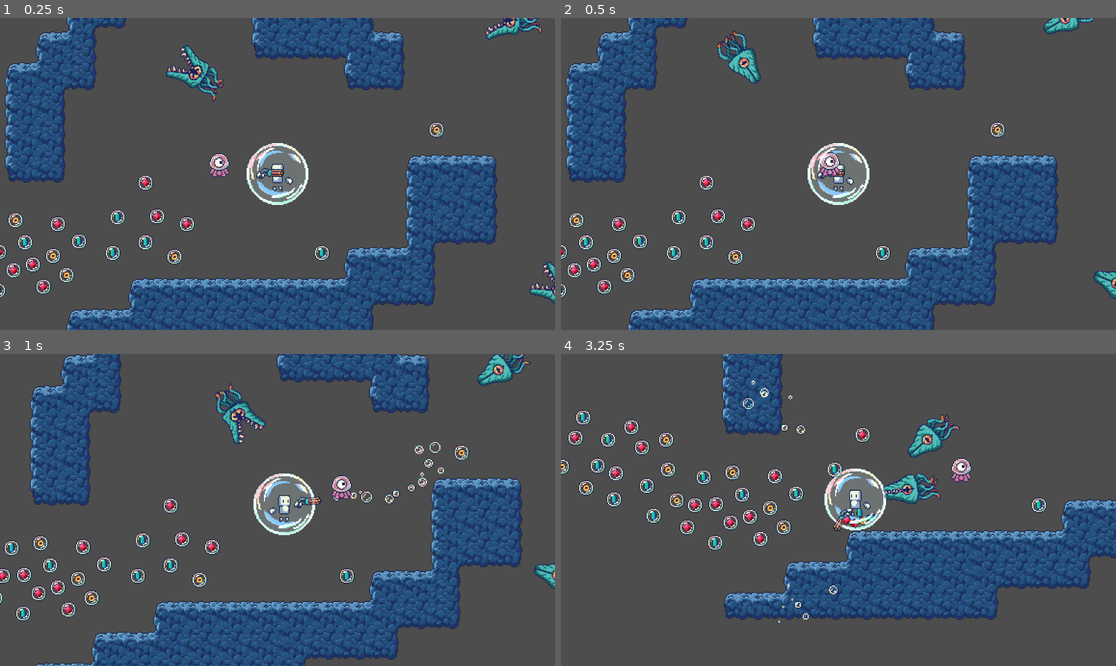
Above: before the commit, frames 1-4 (two rows, left to right).
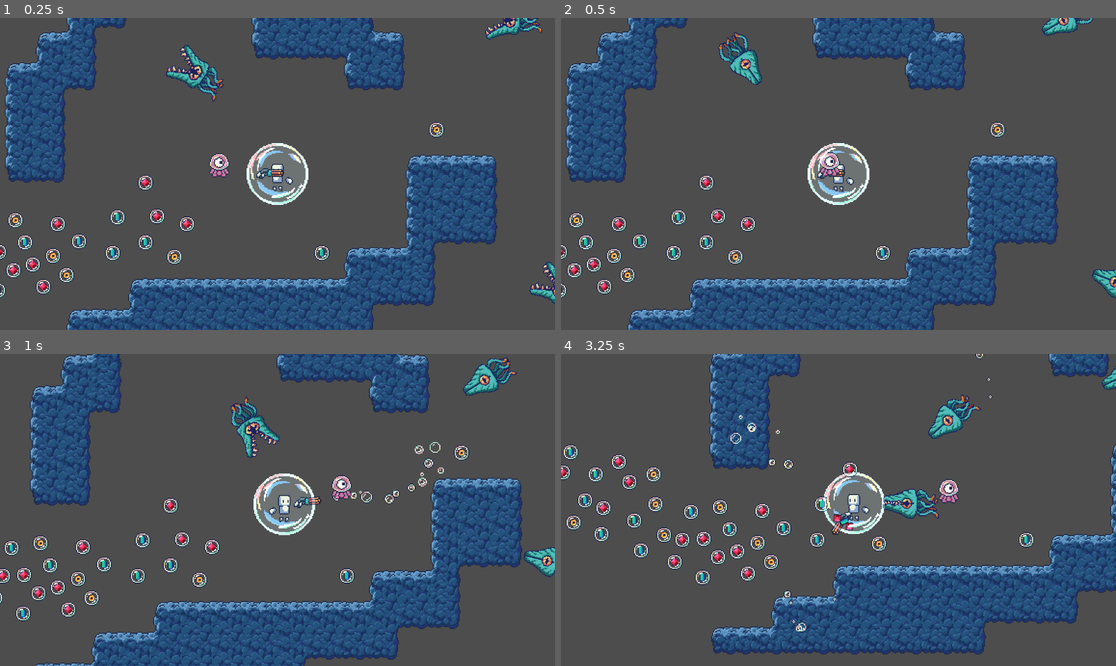
Above: after the commit, the same moments.

Repository: DigitalHelium/bubble
Game: Godot game, scene res://test scenes/game_scene_test_with_tilemap.tscn
Two runs of this game, one before a commit and one after it. Both use one fixed random seed, a clock stepped at 60 frames per second and the inputs below.
Inputs (mouse positions are in pixels of both pictures, inside the frame that each line leads up to):
- Up to frame 1 (0.25 s): no input
- Up to frame 2 (0.5 s): no input
- Up to frame 3 (1 s): move the mouse to (399, 494) at 0.52 s; press the mouse at (399, 494) at 0.53 s
- Up to frame 4 (3.25 s): move the mouse to (727, 525) at 1.27 s; release the mouse at (727, 525) at 1.28 s; click (727, 525) at 1.35 s; move the mouse to (894, 441) at 2.02 s; press the mouse at (894, 441) at 2.03 s; move the mouse to (810, 572) at 2.77 s; release the mouse at (810, 572) at 2.78 s; click (810, 572) at 2.85 s

Frame 1 is identical in both runs. In frame 2, 0.9% of the frame differs, in the area x 28-100%, y 0-91%; in frame 3, 2.3%; in frame 4, 31%, in the area x 0-100%, y 0-97%.

Commit message:
колесо мыши и отталкивание врагов

Diff:
--- a/enemy_scene.tscn
+++ b/enemy_scene.tscn
@@ -103,6 +103,10 @@
 "speed": 5.0
 }]
 
+[sub_resource type="CapsuleShape2D" id="CapsuleShape2D_veexk"]
+radius = 18.0
+height = 64.0
+
 [node name="Enemy (CharacterBody2D)" type="CharacterBody2D"]
 collision_mask = 3
 script = ExtResource("1_nbol8")
@@ -137,5 +141,13 @@
 
 [node name="Timer (Speed)" type="Timer" parent="."]
 
+[node name="Area2D" type="Area2D" parent="."]
+
+[node name="CollisionShape2D" type="CollisionShape2D" parent="Area2D"]
+position = Vector2(-19, 0)
+rotation = -1.57079
+shape = SubResource("CapsuleShape2D_veexk")
+
 [connection signal="timeout" from="Timer (Navigation)" to="." method="_on_timer_timeout"]
 [connection signal="timeout" from="Timer (Speed)" to="." method="_on_timer_speed_timeout"]
+[connection signal="body_entered" from="Area2D" to="." method="_on_area_2d_body_entered"]
--- a/enemy_script.gd
+++ b/enemy_script.gd
@@ -10,10 +10,12 @@
 var SPEED_DECELERATION = 150
 var LOOK_ACCELERATION = 10
 var ACCELERATION = 0.01
-var DEFAULT_PUSHING_VECTOR = Vector2(1, 1)
+var PUSHING_FORCE_MULTIPLIER = 400 #насколько сильно отбрасывает
+var PUSHING_FORCE_FADE_ACCEL = 0.02 #насколько быстро враги возвращают свою скорость
+var ENEMY_BACKWARDS_VELOCITY_MULTIPLIER = 50 #насколько сильно можно изменить скорость врагу при выстреле в него
 
 var speed = DEFAULT_SPEED
-var pushing_vector = DEFAULT_PUSHING_VECTOR
+var pushing_force : float = 0
 var current_direction = Vector2(0, 0)
 var current_target_position
 
@@ -35,6 +37,7 @@
 		return
 	if target != null :
 		move_on_target()
+	pushing_force = fade_pushing_force(pushing_force)
 
 func calculate_direction() -> Vector2:
 	var next_direction = ((nav.get_next_path_position()-position)).normalized()
@@ -66,13 +69,14 @@
 	current_health -= damage_amount
 	timer_deceleration.start(rejection_duration)
 	#speed = SPEED_DECELERATION
-	pushing_vector = Vector2(shot_rejection, shot_rejection)
+	pushing_force = -shot_rejection
 	print("Дамаг: ", damage_amount, " HP: ", current_health)
 	if current_health <= 0:
 		die()
 
 func die() -> void:
 	is_dead = true
+	pushing_force = 0
 	current_target_position = calculate_escape_position()
 	print("сдох")
 	emit_signal("enemy_died")
@@ -83,15 +87,18 @@
 
 func _on_timer_speed_timeout() -> void:
 	speed = DEFAULT_SPEED
-	pushing_vector = DEFAULT_PUSHING_VECTOR
 	timer_deceleration.stop()
 
 func move(direction: Vector2) -> void:
-	var normalized_push = pushing_vector.normalized()
-	velocity.x = normalized_push.x * direction.x * speed
-	velocity.y = normalized_push.y * direction.y * speed
+	velocity.x = direction.x * speed
+	velocity.y = direction.y * speed
+	velocity.x = move_toward(velocity.x, -velocity.x * ENEMY_BACKWARDS_VELOCITY_MULTIPLIER, pushing_force * PUSHING_FORCE_MULTIPLIER)
+	velocity.y = move_toward(velocity.y, -velocity.y * ENEMY_BACKWARDS_VELOCITY_MULTIPLIER, pushing_force * PUSHING_FORCE_MULTIPLIER)
 	look_at(calculate_target_position())
 	move_and_slide()
+
+func fade_pushing_force(pushing_force : float) -> float:
+	return move_toward(pushing_force, 0, PUSHING_FORCE_FADE_ACCEL)
 
 func movement_at_death() -> void:
 	move(current_target_position.normalized())
@@ -102,3 +109,8 @@
 		animation_attack.play('attack')
 	else :
 		animation_attack.stop()
+
+
+func _on_area_2d_body_entered(body) -> void:
+
+	pass
--- a/guns/base/gun.gd
+++ b/guns/base/gun.gd
@@ -30,6 +30,7 @@
 func initialize(char: BubbleCharacter):
 	character = char
 	fire_signal.connect(character.handle_fire_event)
+	direction = (get_global_mouse_position() - get_parent().global_position).normalized()
 
 func setup_damage_detection() -> void:
 	particles_area = Area2D.new()
@@ -83,6 +84,9 @@
 	if Input.is_action_pressed("click"):
 		button_time_held = check_if_shot_fired(button_time_held, -direction)
 
+func get_mouse_scroll_direction(current_dir: Vector2, angle: float) -> Vector2:
+	return current_dir.rotated(deg_to_rad(angle))
+
 func _process(delta: float) -> void:
 	direction = (get_global_mouse_position() - get_parent().global_position).normalized()
 	position = direction * radius
@@ -90,3 +94,11 @@
 
 	if particles_area:
 		particles_area.rotation = 0
+
+#func _unhandled_input(event):
+	#if event is InputEventMouseButton:
+		#if event.is_pressed():
+			#if event.button_index == MOUSE_BUTTON_WHEEL_UP:
+				#direction = get_mouse_scroll_direction(direction, 10)
+			#if event.button_index == MOUSE_BUTTON_WHEEL_DOWN:
+				#direction = get_mouse_scroll_direction(direction, -10)
--- a/main_bubble.gd
+++ b/main_bubble.gd
@@ -65,6 +65,7 @@
 		add_child(gem)
 
 
+
 func _on_timer_timeout() -> void:
 	if mission_target != null:
 		nav.target_position = mission_target.position
Not shown: 1 places in enemy_scene.tscn that only renumber resources
Not shown, added: test scenes/game_scene_test_with_tilemap.tscn1332219318.tmp
